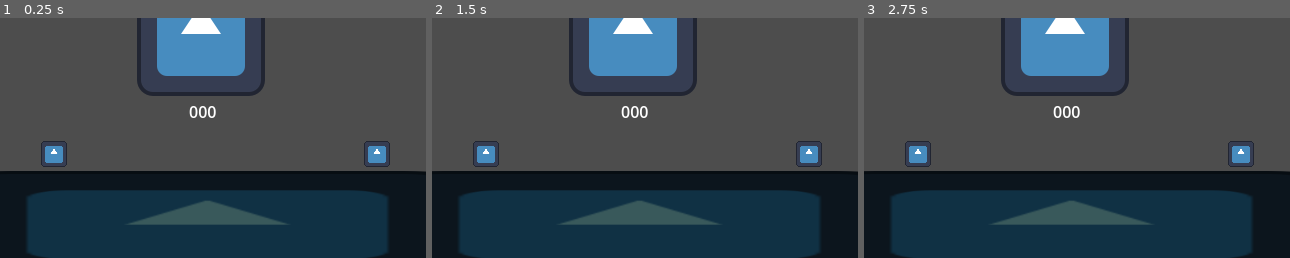
Above: before the commit, frames 1-3 (left to right).
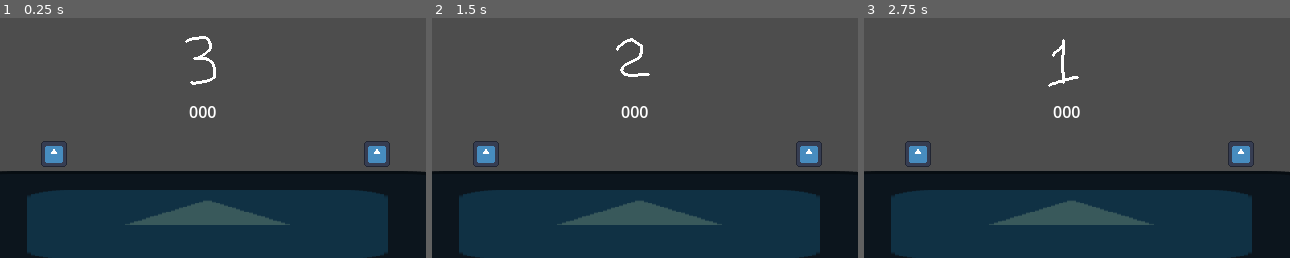
Above: after the commit, the same moments.

Repository: JUB-Yoush/scrimblo-games-vol1
Game: Godot game, scene res://games/quickdraw/src/game.tscn
Same seed, same stepped clock (60 frames per second), same inputs: the game is played once before the commit and once after it. The engine's default icon, where the game draws it, is replaced by a stand-in: a white triangle on a blue panel in a dark square.
Inputs:
- Up to frame 1 (0.25 s): no input
- Up to frame 2 (1.5 s): tap Enter at 0.5 s; tap Space (draw, bound only after the commit) at 0.6, 1.25, 1.35 s
- Up to frame 3 (2.75 s): tap Space (draw, bound only after the commit) at 2.1 s

The runs differ from the first frame. In frame 1, 6.1% of the frame differs, in the area x 32-100%, y 0-65%; in frame 2, 6.0%; in frame 3, 6.1%.

Commit message:
dude gdscript is cheating

Diff:
--- a/games/quickdraw/src/game.gd
+++ b/games/quickdraw/src/game.gd
@@ -1,11 +1,57 @@
 extends Node2D
+# game:
+# countdown from 3, draw appears
+# have to press the button after draw appears
+# press to early/late, lose
 
+signal game_over(result)
 
-# Called when the node enters the scene tree for the first time.
+enum GAME_STATE {SETUP,DRAWING,DRAWN,ROUND_END,DONE}
+
+var current_game_state = GAME_STATE.SETUP
+var countdown_sprite := ""
+var level = 0
+var player_shot:bool
+const DRAW_SPEEDS:Array[float] = [1,0.5,0.25]
+
+const DRAW_VARIANCE:float = 5.0
+var rng = RandomNumberGenerator.new()
+@onready var countdown:Sprite2D = $Countdown
+
 func _ready() -> void:
+	play_round()
 	pass # Replace with function body.
 
+func lose():
+	game_over.emit(false)
+	pass
 
-# Called every frame. 'delta' is the elapsed time since the previous frame.
+func shoot():
+	pass
+
 func _process(delta: float) -> void:
+	if Input.is_action_just_pressed("draw"):
+		if current_game_state == GAME_STATE.DRAWING:
+			lose()
+			pass
+		elif current_game_state == GAME_STATE.DRAWN:
+			shoot()
 	pass
+
+func play_round():
+	current_game_state = GAME_STATE.DRAWING
+	# render 3,2,1 then make draw appear, with some vairance
+	countdown.texture = load("res://games/quickdraw/assets/temp-timer1.png")
+	await get_tree().create_timer(1).timeout
+	countdown.texture = load("res://games/quickdraw/assets/temp-timer2.png")
+	await get_tree().create_timer(1).timeout
+	countdown.texture = load("res://games/quickdraw/assets/temp-timer3.png")
+	var extra_time = 2 + rng.randf_range(-DRAW_VARIANCE, DRAW_VARIANCE)
+	await get_tree().create_timer(extra_time).timeout
+	draw()
+
+func draw():
+	current_game_state = GAME_STATE.DRAWN
+	await get_tree().create_timer(DRAW_SPEEDS[level]).timeout
+	if not player_shot:
+		lose()
--- a/games/quickdraw/src/game.tscn
+++ b/games/quickdraw/src/game.tscn
@@ -22,9 +22,8 @@
 scale = Vector2(4.10156, 0.816406)
 texture = ExtResource("1_p5qtb")
 
-[node name="Text" type="Sprite2D" parent="."]
-position = Vector2(201, 14)
-texture = ExtResource("1_p5qtb")
+[node name="Countdown" type="Sprite2D" parent="."]
+position = Vector2(200, 44)
 
 [node name="Frames" type="Label" parent="."]
 offset_left = 183.0
--- a/project.godot
+++ b/project.godot
@@ -22,7 +22,16 @@
 window/stretch/mode="viewport"
 window/stretch/scale_mode="integer"
 
+[input]
+
+draw={
+"deadzone": 0.5,
+"events": [Object(InputEventKey,"resource_local_to_scene":false,"resource_name":"","device":-1,"window_id":0,"alt_pressed":false,"shift_pressed":false,"ctrl_pressed":false,"meta_pressed":false,"pressed":false,"keycode":0,"physical_keycode":32,"key_label":0,"unicode":32,"location":0,"echo":false,"script":null)
+]
+}
+
 [rendering]
 
+textures/canvas_textures/default_texture_filter=0
 renderer/rendering_method="gl_compatibility"
 renderer/rendering_method.mobile="gl_compatibility"
Binary file added: games/quickdraw/assets/temp-timer1.png
Not shown, added: games/quickdraw/assets/temp-timer1.png.import
Binary file added: games/quickdraw/assets/temp-timer2.png
Not shown, added: games/quickdraw/assets/temp-timer2.png.import
Binary file added: games/quickdraw/assets/temp-timer3.png
Not shown, added: games/quickdraw/assets/temp-timer3.png.import
